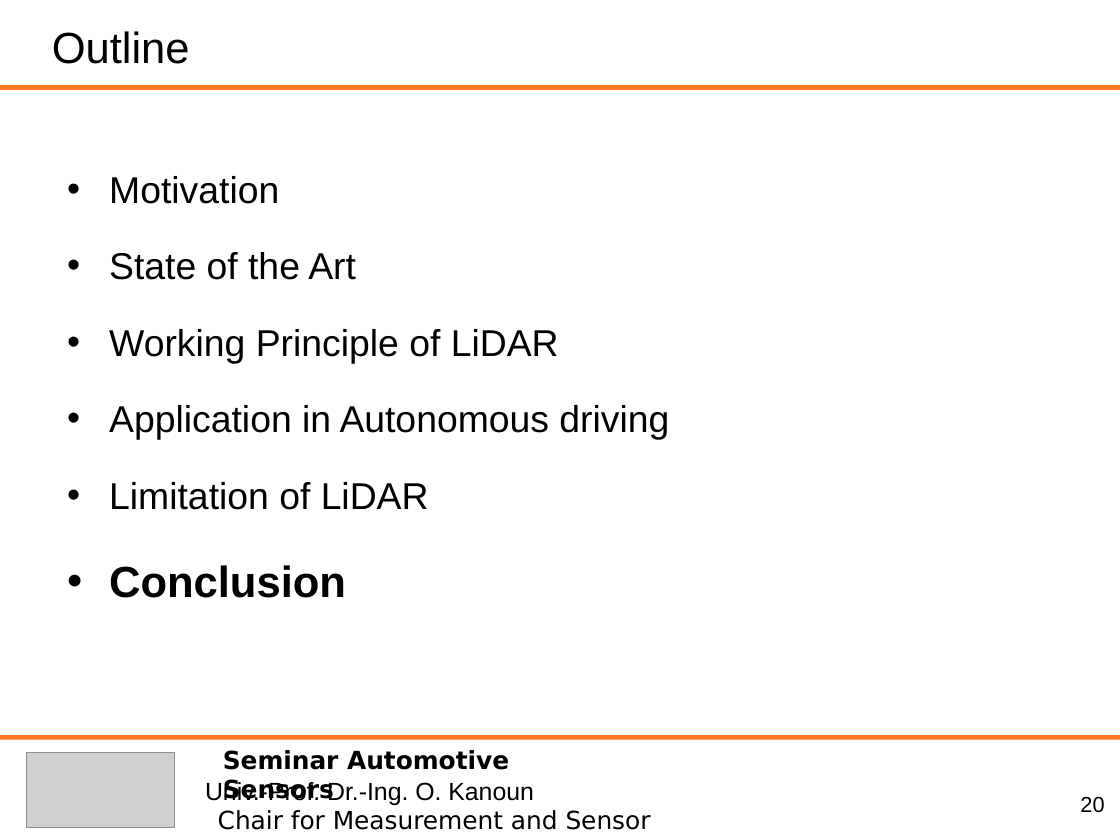
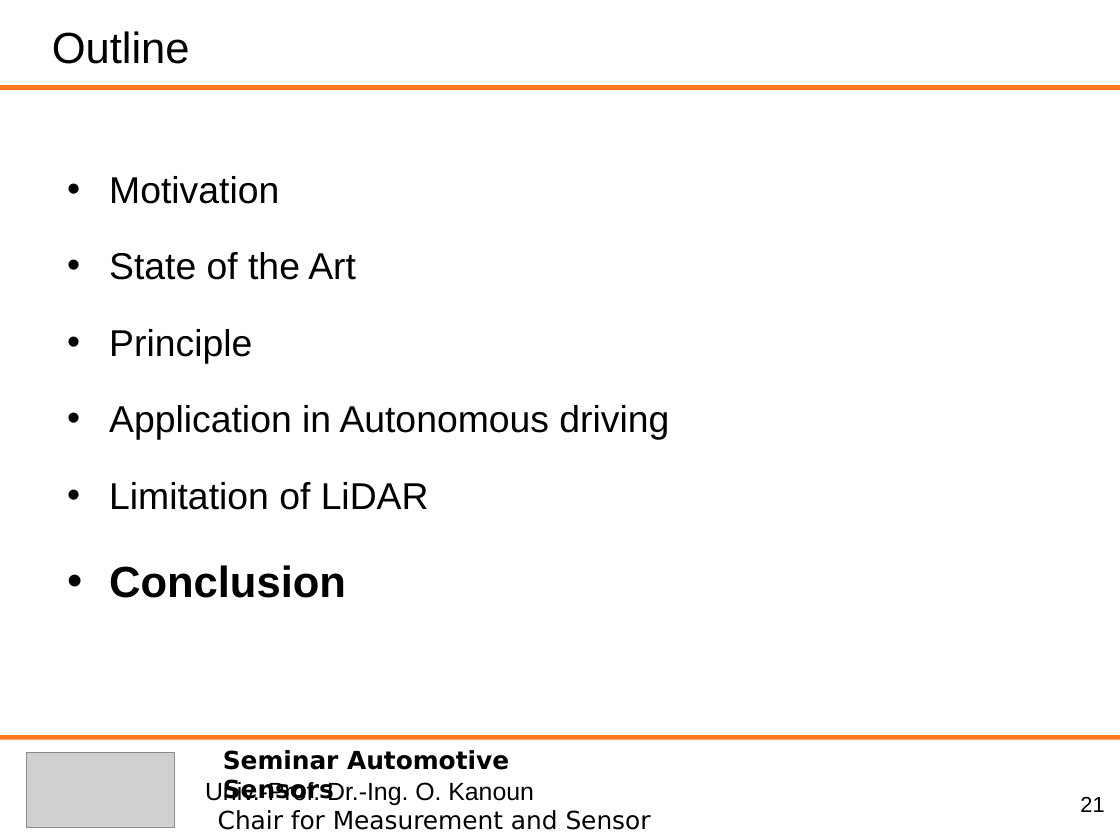
Before and after one commit to heihuhuRay/StudyNote, a slide deck: slide 21 of ASS/AutonoumousDriving_JunchengHu_C2.ppt (slide 20 before the commit). Drawn at 1120x840 pixels with LibreOffice and Linux fonts; fonts in the diff are those of the drawing; grey boxes stand for pictures. Boxes give left, top, right and bottom in pixels: in the first picture for what was removed or moved away, otherwise in the second. Text is boxed around its words. In the diff, an @@ line names an element or a change of style, - is before the commit and + after.

```diff
--- a/ASS/AutonoumousDriving_JunchengHu_C2.ppt
+++ b/ASS/AutonoumousDriving_JunchengHu_C2.ppt
@@ text at <box>109,329,252,363</box>: text changed @@
-• Working Principle of LiDAR
+• Principle
@@ page number at <box>1080,796,1104,812</box>: text changed @@
-20
+21
```
Also in this commit, not shown: 14 other slides changed, 3 slides added, 3 other files.
